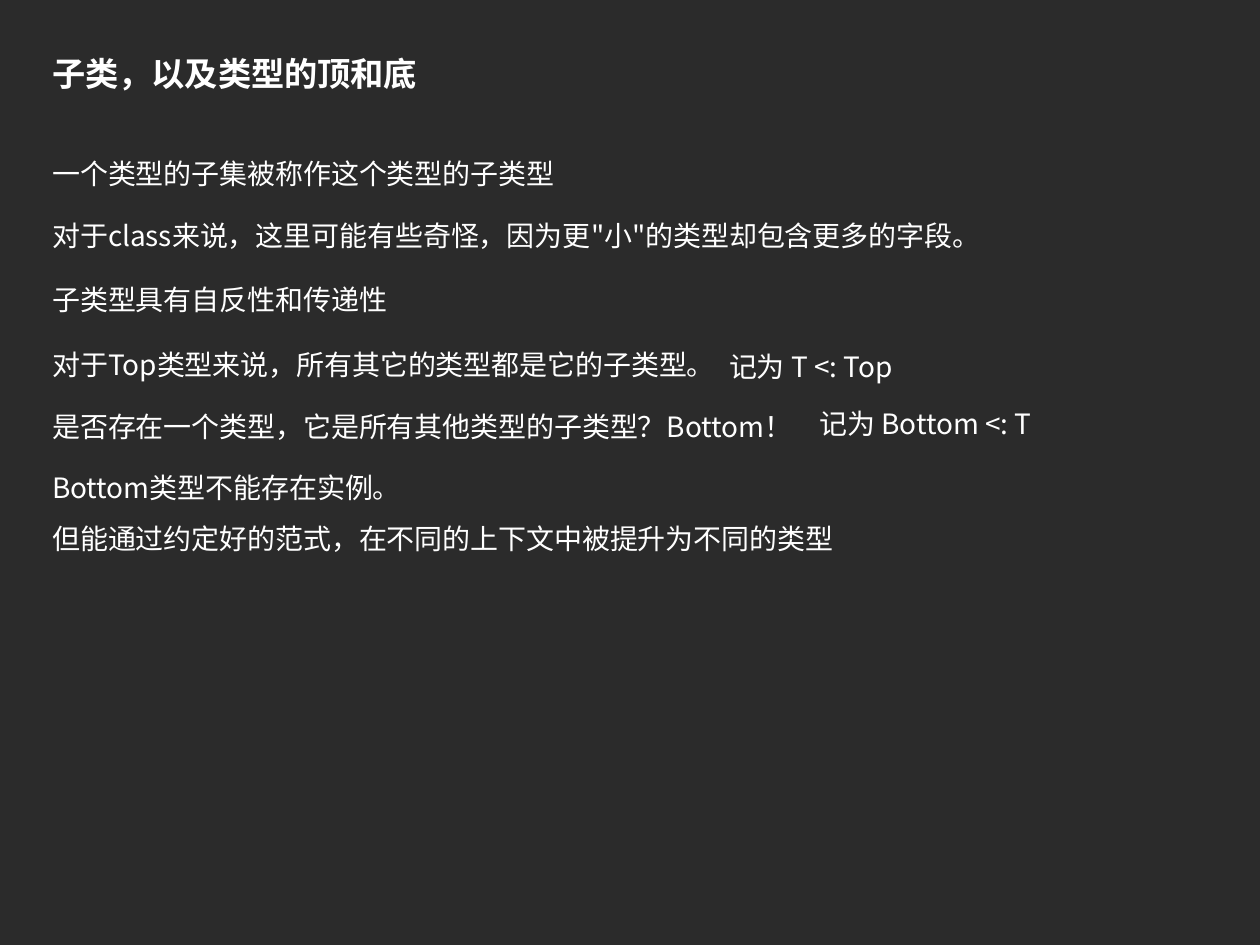
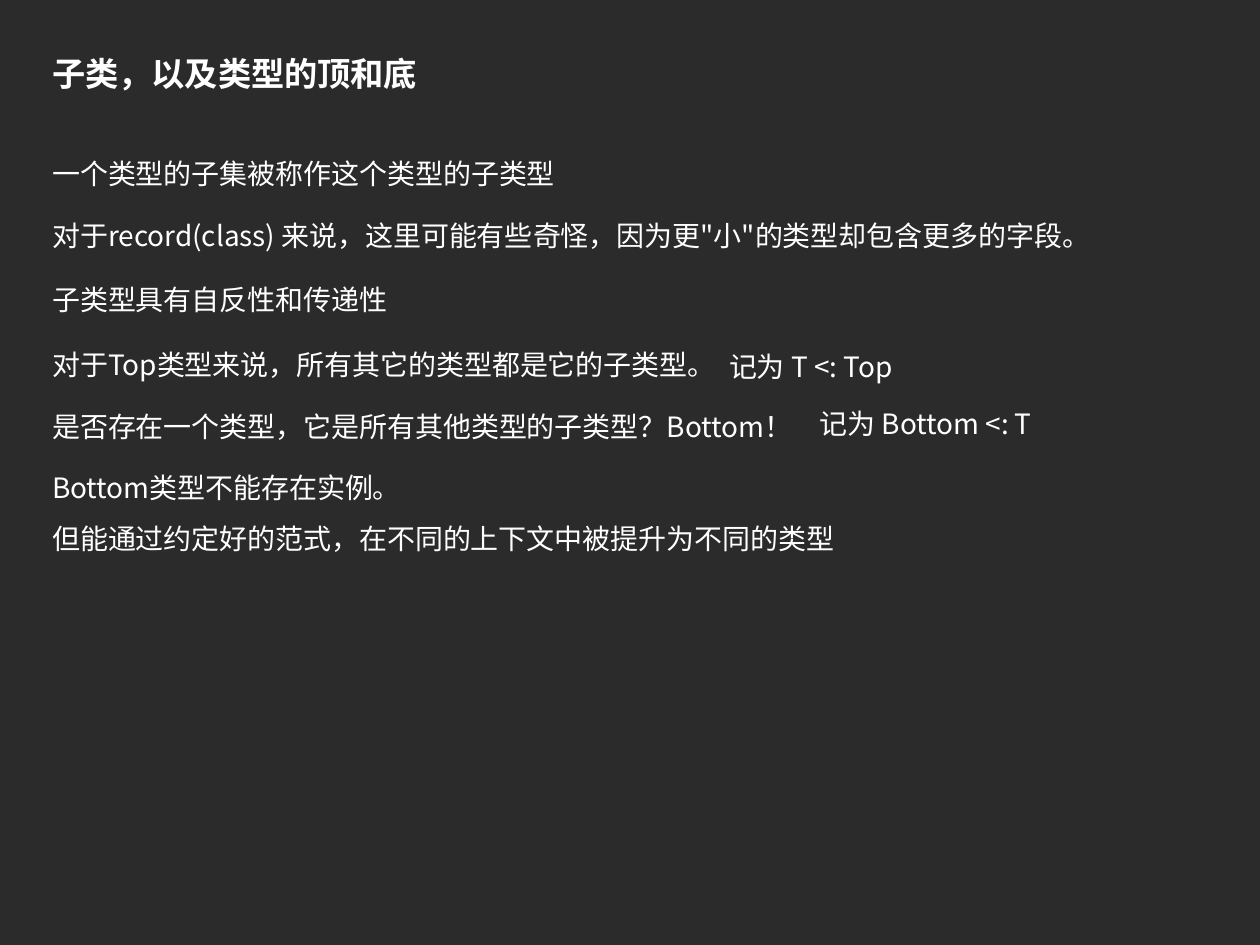
Before and after one commit to imlyzh/pycon, a slide deck: slide 28 of 静态类型的Python.pptx (slide 14 before the commit). Drawn at 1260x945 pixels with LibreOffice and Linux fonts; fonts in the diff are those of the drawing; background and template pictures are left out; a plain dark background stands for a picture behind light text. Boxes give left, top, right and bottom in pixels: in the first picture for what was removed or moved away, otherwise in the second. Text is boxed around its words. In the diff, an @@ line names an element or a change of style, - is before the commit and + after.

```diff
--- a/静态类型的Python.pptx
+++ b/静态类型的Python.pptx
@@ text at [52,222,1091,252]: text changed @@
-对于class来说，这里可能有些奇怪，因为更"小"的类型却包含更多的字段。
+对于record(class) 来说，这里可能有些奇怪，因为更"小"的类型却包含更多的字段。
```
Also in this commit, not shown: 10 other slides changed, 15 slides added, 1 slide removed, 21 other files.
